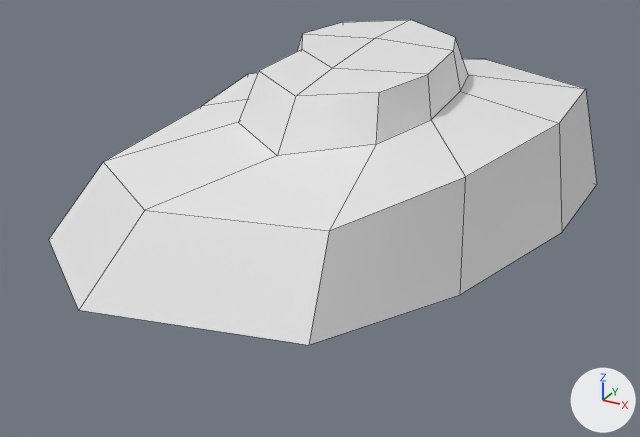
The OBJ model Game/GGJ18_Game01/Assets/Graphics/Meshes/Environment_01/Rock_1_01.obj: old version first, new version second.
One viewpoint serves both versions: a 50 mm camera at (3.85, -7.46, 3.33) aimed at (-0.02, -0.41, -0.2). The axes (+X, +Y, +Z) are drawn at lower right. The lights are the same throughout. Mesh edges are drawn as thin lines. Where no turn or scale is listed for an object, it has been applied to the vertices.

Objects in the first picture: 'Rock_1_01'.
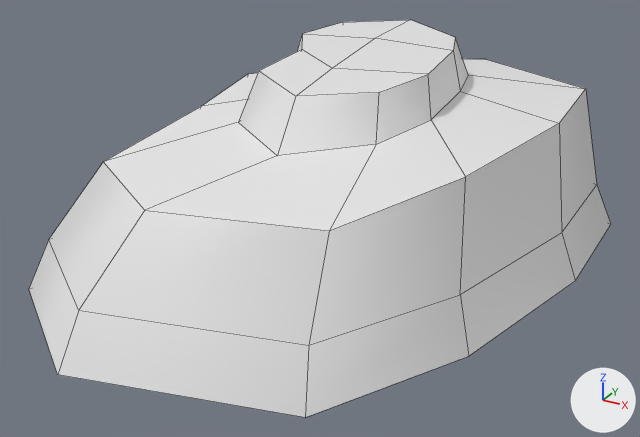
Boxes [x1, y1, x2, y2] around the edits, measured in the pictures (640 x 437 px):
```json
{"object": "Rock_1_01", "change": "reshaped", "before": [49, 20, 597, 345], "after": [29, 20, 611, 417], "on screen": "6% wider, 22% taller"}
{"part": 1, "of": "me_rock_1_01", "change": "added", "after": [29, 185, 611, 417]}
```

Scene script edits in JSON lines:
```json
{"block": "me_rock_1_01", "where": "# used by ob_rock_1_01; location = (0.0, 0.0, 0.0)"}
{"op": "remove", "block": "me_rock_1_01", "code": "me_rock_1_01.from_pydata(...)  # 42 vertices, 36 faces; spans x -2.05..2.16, y -2.91..2.71, z -0.22..1.42"}
{"op": "add", "block": "me_rock_1_01", "code": "me_rock_1_01.from_pydata(...)  # 52 vertices, 46 faces; spans x -2.23..2.33, y -3.15..2.95, z -0.72..1.42"}
{"block": "me_rock_1_01", "change": "me_rock_1_01 part 1"}
{"block": "me_rock_1_01", "change": "10 vertices are added at x -2.23..2.33, y -3.15..2.95, z -0.72..-0.71"}
{"block": "me_rock_1_01", "change": "10 new faces join them"}
```
